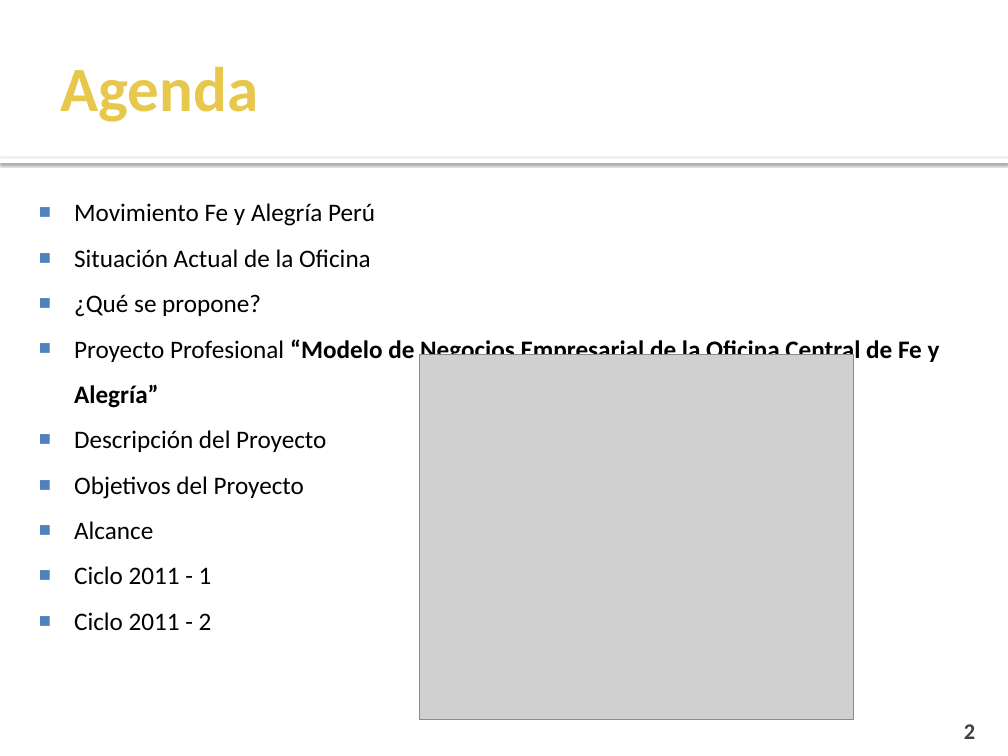
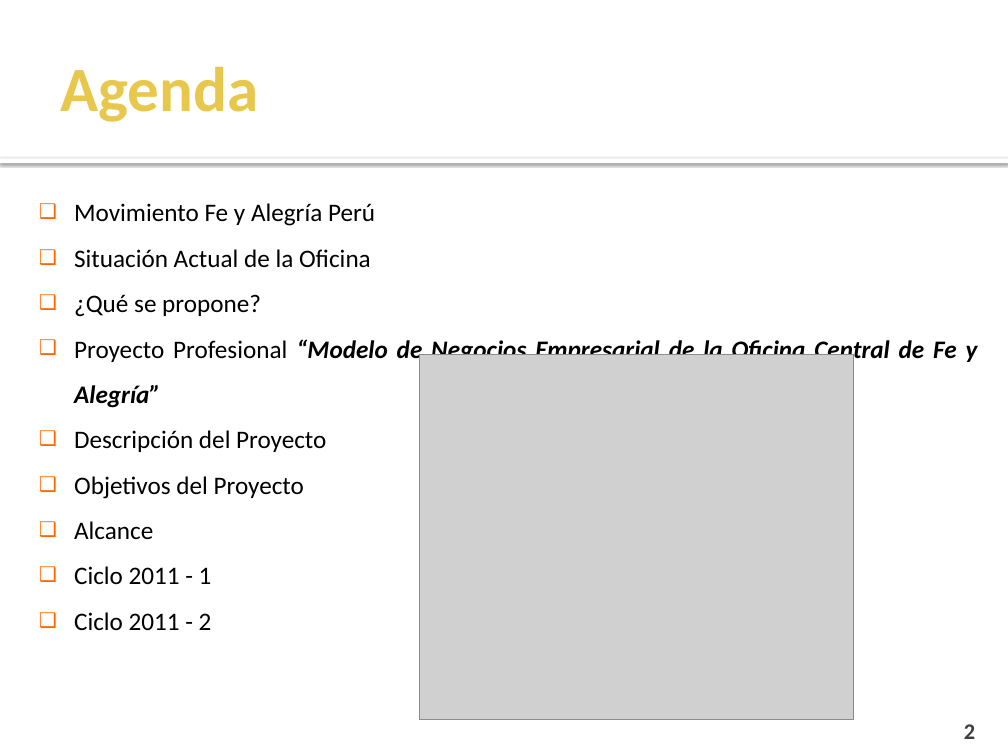
Before and after one commit to cms/proyecto-fya, a slide deck: slide 2 of Presentacion Final Ciclo 2011-1/Presentación Semana 17.pptx. Drawn at 1008x756 pixels with LibreOffice and Linux fonts; fonts in the diff are those of the drawing; grey boxes stand for pictures; background and template pictures are left out. Boxes give left, top, right and bottom in pixels: in the first picture for what was removed or moved away, otherwise in the second. Text is boxed around its words. In the diff, an @@ line names an element or a change of style, - is before the commit and + after.

```diff
--- a/Presentacion Final Ciclo 2011-1/Presentación Semana 17.pptx
+++ b/Presentacion Final Ciclo 2011-1/Presentación Semana 17.pptx
@@ text "Movimiento Fe y Alegría Perú" at bbox=[74, 203, 978, 630]: italic on in "“Modelo de Negocios Empresarial de la Oficina ..."; alignment left to justified; bullet ■ to ❑; bullet colour #4F81BD to #FF6600 @@
```
Also in this commit, not shown: 12 other slides changed.
